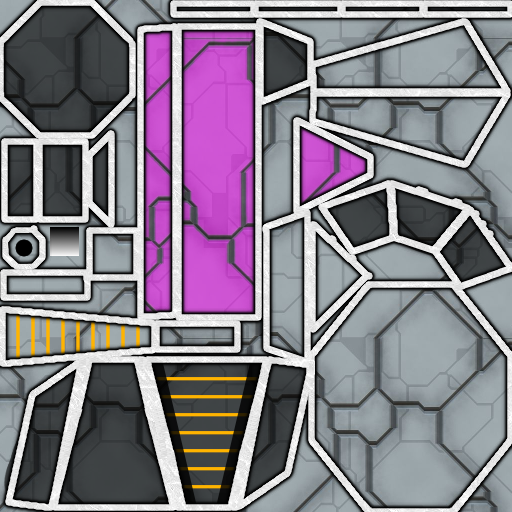
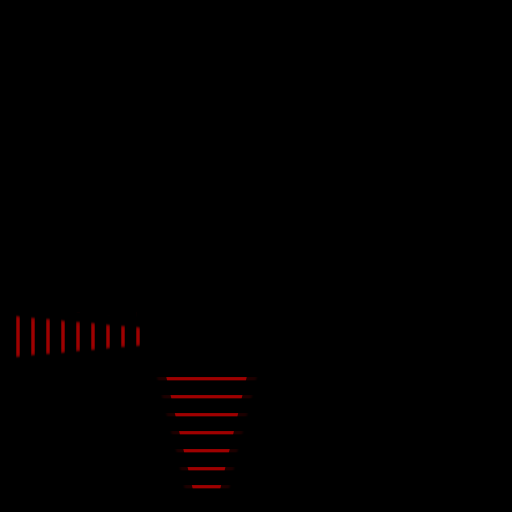
Before/after of a 512 × 512 layered artwork. What changed in the layer stack:
hid "perimetro" over [0, 0, 512, 512]
hid "COLORE", painted on it over [139, 24, 373, 319]
painted on "LUCI" over [16, 309, 261, 489]
hid "SFUMA" over [50, 228, 79, 256]
hid "CANNONE" over [15, 239, 33, 257]
hid "SCURO" over [0, 2, 507, 512]
hid "sfondo copia" over [0, 0, 512, 512]
added layer "sfondo col" above "chemist.png #1" over [0, 0, 512, 512]
hid "chemist.png #1" over [0, 0, 512, 512]
